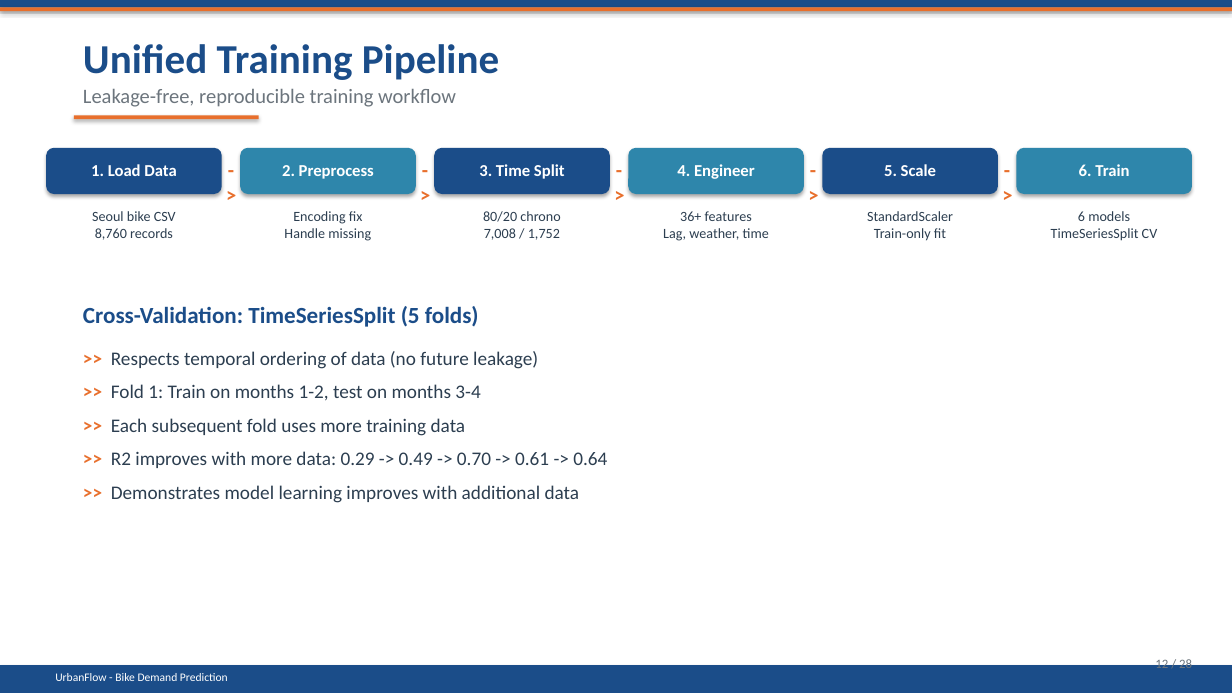
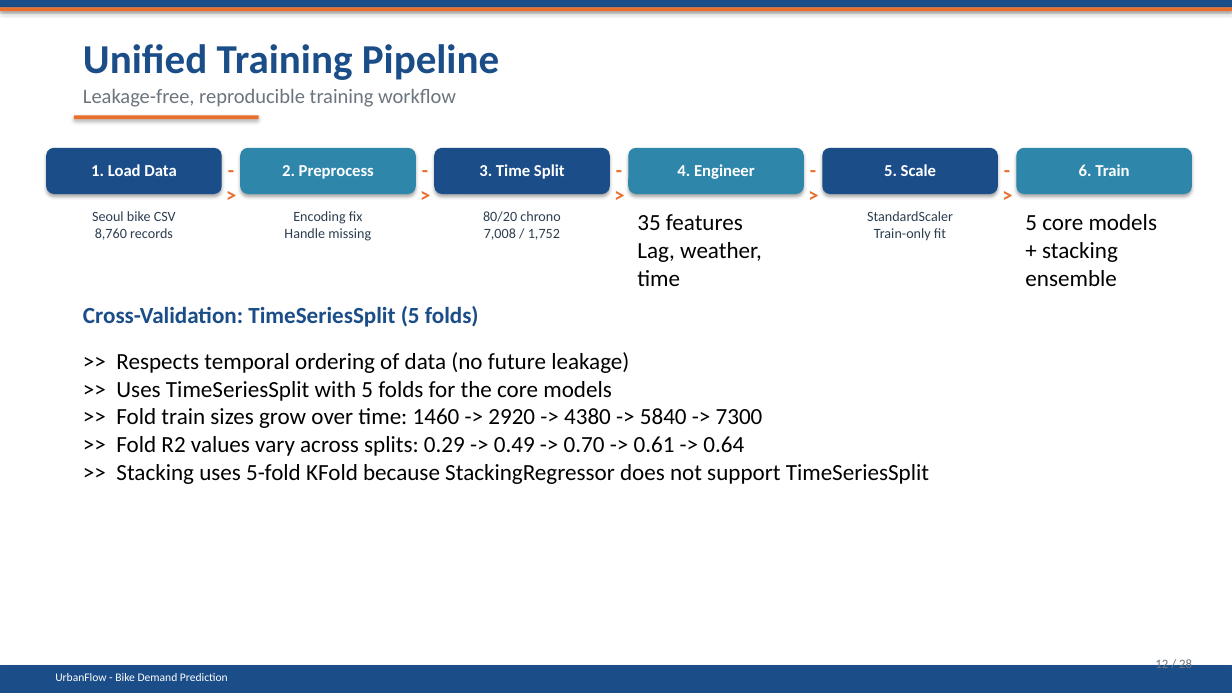
Before and after one commit to yousraelharchi2004/urban-bike-demand-prediction, a slide deck: slide 12 of Reports/PFE_Presentation_UrbanFlow.pptx. Drawn at 1232x693 pixels with LibreOffice and Linux fonts; fonts in the diff are those of the drawing. Boxes give left, top, right and bottom in pixels: in the first picture for what was removed or moved away, otherwise in the second. Text is boxed around its words. In the diff, an @@ line names an element or a change of style, - is before the commit and + after.

```diff
--- a/Reports/PFE_Presentation_UrbanFlow.pptx
+++ b/Reports/PFE_Presentation_UrbanFlow.pptx
@@ text at [637,214,762,286]: text changed; size 11 to 18 pt; text colour #2C3E50 to #000000 @@
-36+ features
-Lag, weather, time
+35 features
+Lag, weather, time
@@ text at [1025,214,1158,286]: text changed; size 11 to 18 pt; text colour #2C3E50 to #000000 @@
-6 models
-TimeSeriesSplit CV
+5 core models
++ stacking ensemble
@@ text at [116,352,629,373]: size 15 to 18 pt in ">> Respects temporal ordering of data (no ..."; text colour #E86F2C to #000000, bold off in ">>"; text colour #2C3E50 to #000000 in "Respects temporal ordering of data (no future ..."; less space between paragraphs @@
@@ text at [116,381,929,484]: text changed; size 15 to 18 pt; text colour #2C3E50 to #000000 @@
->> Fold 1: Train on months 1-2, test on months 3-4
->> Each subsequent fold uses more training data
->> R2 improves with more data: 0.29 -> 0.49 -> 0.70 -> 0.61 -> 0.64
->> Demonstrates model learning improves with additional data
+>> Uses TimeSeriesSplit with 5 folds for the core models
+>> Fold train sizes grow over time: 1460 -> 2920 -> 4380 -> 5840 -> 7300
+>> Fold R2 values vary across splits: 0.29 -> 0.49 -> 0.70 -> 0.61 -> 0.64
+>> Stacking uses 5-fold KFold because StackingRegressor does not support TimeSeriesSplit
```
Also in this commit, not shown: 9 other slides changed, 1 slide added, 1 slide removed, 30 other files.
